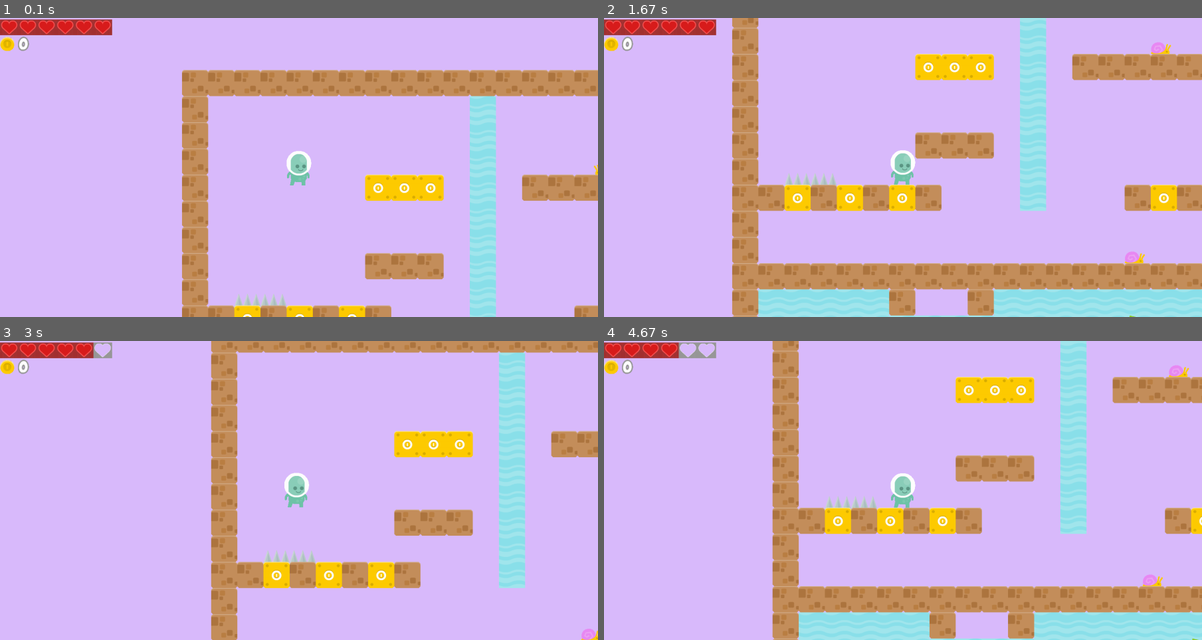
Above: before the commit, frames 1-4 (two rows, left to right).
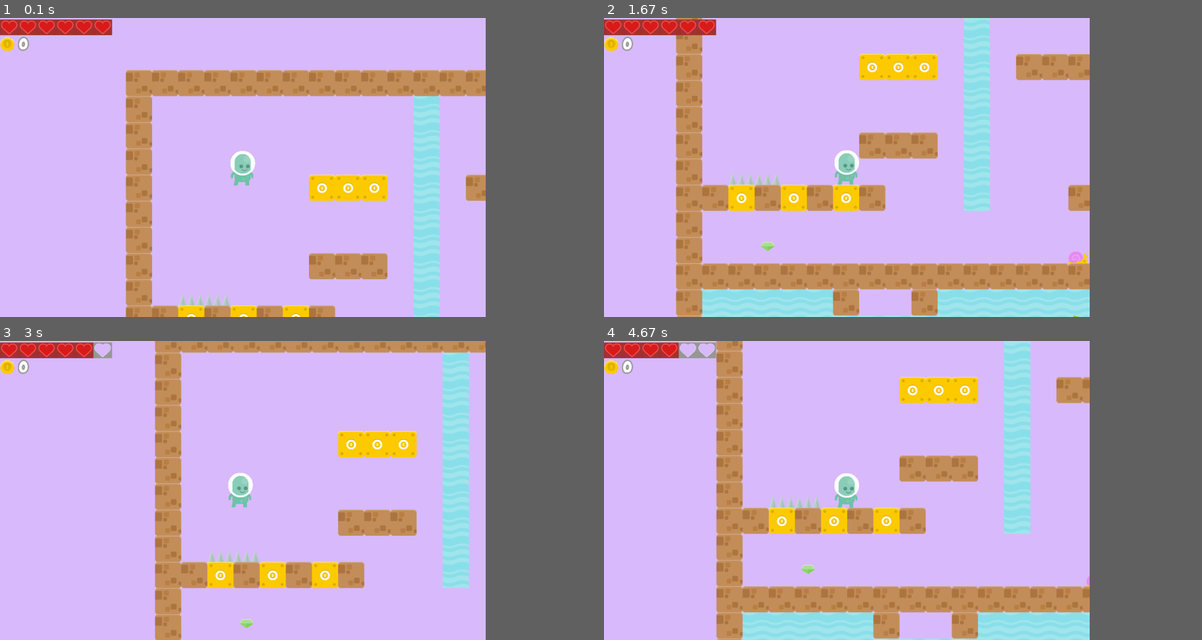
Above: after the commit, the same moments.

Repository: MahentNik/Project_pygame
Game: pygame game, started from main.py
The game is run twice, just before and just after one commit, with the same random seed, the same clock (stepped at 60 frames per second) and the same inputs.
Inputs:
- Up to frame 1 (0.1 s): no input
- Up to frame 2 (1.67 s): hold Right 0.33-0.8 s; hold Up 0.83-1.13 s; hold Right 1.17-1.63 s
- Up to frame 3 (3 s): hold Left 1.67-2.2 s; hold Down 2.23-2.53 s; tap Space at 2.57 s; hold Left from 2.9 s (still down)
- Up to frame 4 (4.67 s): release Left at 3.3 s; hold Up 3.33-3.7 s; hold Right 3.73-4.37 s
In our replay, the window is 900x450 before the commit and 731x450 after it. These sizes can differ from the game's own. Grey fills any space a smaller window leaves; there, only what the larger window draws over its background counts as a difference.

The runs differ from the first frame. In frame 1, 22% of the frame differs, in the area x 21-100%, y 17-100%; in frame 2, 31%, in the area x 12-100%, y 0-100%; in frame 3, 23%; in frame 4, 29%.

Commit message:
исправил худ добавил спец айтем и спец блоки

Diff:
--- a/hud.py
+++ b/hud.py
@@ -10,6 +10,7 @@
 COOLDOWN_O2 = 1000
 RELOAD__o2 = pygame.USEREVENT + 78  # перезарядка отнимания кислорода
 COOLDOWN__O2 = 2000
+RELOAD__05 = pygame.USEREVENT + 111
 
 
 class Hud(pygame.sprite.Sprite):
@@ -45,11 +46,12 @@
         self.timer_hp = False
         self.timer_o2 = False
         self.timer__o2 = False
+        self.timer__05 = False
 
         self.show_stats()
 
     def update(self, water_group, enemy_group, coin_group, air_group, spikes_group,
-               may_get_damaged, is_time_o2, is_time__o2):
+               may_get_damaged, is_time_o2, is_time__o2, is_time__05):
 
         self.visible_o2 = False
 
@@ -66,6 +68,16 @@
             self.firs_damage = True
 
         if self.O2 == 0:
+            if not self.timer__05:
+                pygame.time.set_timer(RELOAD__05, 1000)
+                self.timer__05 = True
+            if is_time__05:
+                self.HP -= 0.5
+        else:
+            pygame.time.set_timer(RELOAD__05, 0)
+            self.timer__05 = False
+
+        if self.HP == 0:
             self.hero.kill()
             # если кислород кончится, то будет или смерть, или будкт отниматься по полхп
 
@@ -94,9 +106,16 @@
                         self.O2 -= 1
         else:
             pygame.time.set_timer(RELOAD__o2, 0)
-            pygame.time.set_timer(RELOAD_o2, 0)
             self.timer__o2 = False
-            self.timer_o2 = False
+            if self.O2 < HERO_OXYGEN:
+                if not self.timer_o2:
+                    pygame.time.set_timer(RELOAD_o2, COOLDOWN_O2)
+                    self.timer_o2 = True
+                if is_time_o2:
+                    self.O2 += 1
+            else:
+                pygame.time.set_timer(RELOAD_o2, COOLDOWN_O2)
+                self.timer_o2 = False
 
         self.show_stats()
 
--- a/items.py
+++ b/items.py
@@ -32,19 +32,20 @@
             self.rect.y += self.vy
         else:
             self.vx, self.vy = 0, 0
-
     # класс монета
 
 
-class Gun(Items):
-    pass
-    # класс оружия (если успеем)
+class Rune(Items):
+    def __init__(self, x, y, tile_width, tile_height, rune_im, *groups):
+        super().__init__(*groups)
+        self.image = rune_im
+        self.rect = self.image.get_rect().move(tile_width * x,
+                                               tile_height * y)
+        self.move = 10
 
-
-class Rune(Items):
-    pass
-    # класс руны которая делает тебя невоспреимчивым к урону на 5 сек (кулдаун 25 сек)
-    # или дает тебе возможность пройти через тайную текстуру class Secret
+    def update(self):
+        self.move = -self.move
+        self.rect.y += self.move
 
 
 def collide(player, group, status=False):
--- /dev/null
+++ b/levels/first_level.tmx
@@ -0,0 +1,57 @@
+<?xml version="1.0" encoding="UTF-8"?>
+<map version="1.5" tiledversion="1.7.2" orientation="orthogonal" renderorder="left-up" width="100" height="100" tilewidth="70" tileheight="70" infinite="1" nextlayerid="3" nextobjectid="1">
+ <tileset firstgid="1" source="tiles_spritesheet.tsx"/>
+ <layer id="1" name="first_layer" width="100" height="100">
+  <data encoding="base64" compression="zlib">
+   <chunk x="-16" y="-48" width="16" height="16">
+   eJydkbENADAIwziL/y/r2oGAk0odUHGwaFdVwzsd0uvw9O3v2TwSXuU5/lNNeVVfvMp0+PT/Sd41n+yC8srH8U/2R5w2/y2D8O7+HpXgH7k=
+  </chunk>
+   <chunk x="-16" y="-32" width="16" height="16">
+   eJyzYGBgsMCBGbDw0QEutRY41ODTj80MYu3H5YaB1I+Nj08/vrAjVj8DA36/kGI/KfrxmUWO/fSMP0JmovsTn/uxmUkt/9NCPwBNPCIh
+  </chunk>
+   <chunk x="0" y="-32" width="16" height="16">
+   eJxjYBgFlAIVLLgSjT8UQBYQJxBQg+4/ZL0hQJxDhBnY7LVAwuSYQU3Qw4AZn31UNB85DAcaAACVlgkc
+  </chunk>
+   <chunk x="16" y="-32" width="16" height="16">
+   eJxjYBgFIxmoQPEoIA8M9bADAK5wAG0=
+  </chunk>
+   <chunk x="-16" y="-16" width="16" height="16">
+   eJyzYGBgsCASYwPY1JBiBi55cvWT6gZi/U6s/wnpRzengQC2QKKxuYOQfmRzsPmBWP0NWPSSqh+bOfS2nxL91LAf3RxK9GZQ6HYQAADXl0hh
+  </chunk>
+   <chunk x="0" y="-16" width="16" height="16">
+   eJxjYBg4kEFADhkTY1YliXqGCyDXz9jUUxpuM8l0Cz5zqGUWLkBOWkPGM9EwMe7BxiYWUCuMQQAAeOsSpA==
+  </chunk>
+   <chunk x="16" y="-16" width="16" height="16">
+   eJxjYECADBwYHwDJV0LpmVjksYkNBdAIxJlYxIFiDdjEYWGlQKI96OFMjn5kQKp+dECp/sEC8KXjRgbc6RqmllC6nYnHDFIAMXmMlgAAGi4QQw==
+  </chunk>
+   <chunk x="32" y="-16" width="16" height="16">
+   eJxjYKAMZDIwNGRSaMYooBwMx3igh58yoHg4hF0jA+n+AAAUrQYa
+  </chunk>
+   <chunk x="-16" y="0" width="16" height="16">
+   eJyzYGBgsEDCDVgwSBwXQNeHzSxkMVz6icH47CfXHCMSMDZAqX5K3I6sv4EBEdbobFLjD5t+dPtroZic8M+AYh0y9esg4QYyMDX1k+r2mUiYUv0zqaAfABHBP/Y=
+  </chunk>
+   <chunk x="0" y="0" width="16" height="16">
+   eJxjYBgeQBmIuSnQKw7Es8gwA6Z3NhSTY8ZsNEwqoER/LR79vmhqNbHoz6AQ6wDxTAqwDoVmUGr/UMcAsmpJhg==
+  </chunk>
+   <chunk x="16" y="0" width="16" height="16">
+   eJxjYEAFGUBcCaVheLCARgbi3DZY3A1yL8wtClA6k0yzFCh0C630Z1CIZ47iAcUAzHZHng==
+  </chunk>
+   <chunk x="32" y="0" width="16" height="16">
+   eJxjYBhYkDnA9o8CykAGhXjmKB5QDACOeUBK
+  </chunk>
+   <chunk x="48" y="0" width="16" height="16">
+   eJxjYBgFo4B8kEEhnjmKBxQDAB7qP+E=
+  </chunk>
+   <chunk x="64" y="0" width="16" height="16">
+   eJxjYBgFo4B8kEEhnjmKBxQDAB7qP+E=
+  </chunk>
+  </data>
+ </layer>
+ <layer id="2" name="decor_layer" width="100" height="100" visible="0">
+  <data encoding="base64" compression="zlib">
+   <chunk x="0" y="0" width="16" height="16">
+   eJxjYBgFwwGoAbEbhWYEUcMho2BIAQCSvwC/
+  </chunk>
+  </data>
+ </layer>
+</map>
--- /dev/null
+++ b/levels/tiles_spritesheet.tsx
@@ -0,0 +1,4 @@
+<?xml version="1.0" encoding="UTF-8"?>
+<tileset version="1.5" tiledversion="1.7.2" name="tiles_spritesheet" tilewidth="70" tileheight="70" spacing="2" tilecount="156" columns="12">
+ <image source="tiles_spritesheet.png" trans="ffffff" width="914" height="936"/>
+</tileset>
--- a/main.py
+++ b/main.py
@@ -6,17 +6,20 @@
 from player import Hero
 from camera import Camera
 from hud import Hud
-from items import Coin
+from items import Rune
 from spike import Spike
 from tiles import *
+from special_block import SpecialBlock
 
 # основные переменные
-WINDOW_SIZE = WIDTH, HEIGHT = 1600, 800
+WINDOW_SIZE = WIDTH, HEIGHT = 1300, 800
 FPS = 60
 RELOAD_HIT = pygame.USEREVENT + 76  # перезарядка получения урона
 RELOAD_o2 = pygame.USEREVENT + 77  # перезарядка получения кислорода
 RELOAD__o2 = pygame.USEREVENT + 78  # перезарядка отнимания кислорода
 REPEAT_MUSIC = pygame.USEREVENT + 1
+RUNE_MOVES = pygame.USEREVENT + 99
+RELOAD__05 = pygame.USEREVENT + 111
 
 tile_width = tile_height = 70
 PRIMITIVE_LEVEL = [
@@ -29,9 +32,9 @@
     "-          w       l     -",
     "-      --- w       l    k-",
     "- dd       w       l    k-",
-    "--k-k-k-   w   -k- l     -",
-    "-                  l     -",
-    "-              s    -ww- -",
+    "--k-k-k-   w   -k- l     S",
+    "-                  l     S",
+    "-  r           s    -ww- -",
     "---------------------ww---",
     "-wwwww-  -wwwwwwwwwwwwwww-",
     "-wwwwwwwwwwwwwwfwwwwwwwww-",
@@ -55,7 +58,8 @@
                 Ground(x, y, tile_width, tile_height, images[1], let_group, ground_group, all_sprites)
             elif name_level[y][x] == '@':
                 Air(x, y, tile_width, tile_height, air_group, all_sprites)
-                hero = Hero(x, y, tile_width, tile_height, images[0], images[7], coin_group, coin_box_group,
+                hero = Hero(x, y, tile_width, tile_height, images[0], images[7], special_block_group, coin_group,
+                            coin_box_group,
                             all_sprites, hero_group, all_sprites)
             elif name_level[y][x] == 'w':
                 Water(x, y, tile_width, tile_height, images[5], water_group, all_sprites)
@@ -71,6 +75,12 @@
                 Fish(x, y, tile_width, tile_height, images[3], enemy_group, all_sprites)
             elif name_level[y][x] == 'd':
                 Spike(x, y, tile_width, tile_height, images[8], spikes_group, all_sprites)
+            elif name_level[y][x] == "r":
+                Air(x, y, tile_width, tile_height, air_group, all_sprites)
+                Rune(x, y, tile_width, tile_height, images[-2], rune_group, all_sprites)
+            elif name_level[y][x] == "S":
+                Air(x, y, tile_width, tile_height, air_group, all_sprites)
+                SpecialBlock(x, y, tile_width, tile_height, images[-1], let_group, special_block_group, all_sprites)
     return hero, x, y
 
 
@@ -84,12 +94,15 @@
     coin_box = load_image("boxCoin.png", -1)
     coin_im = load_image("coinGold1.png", -1)
     spike_im = load_image('spikes.png', -1)
-    images = [hero_im, brick, snail_image, fish_image, ladder_image, water_image, coin_box, coin_im, spike_im]
+    rune_im = load_image("rune.png", -1)
+    special = load_image("special.png", -1)
+    images = [hero_im, brick, snail_image, fish_image, ladder_image, water_image, coin_box, coin_im, spike_im, rune_im,
+              special]
     for_hud = [load_image("no_hp.png", -1), load_image("half_hp.png", -1), load_image("hp.png", -1),
                load_image("o2.png"), coin_im]
     numbers = load_image("hud_0.png", -1), load_image("hud_1.png", -1), load_image("hud_2.png", -1), load_image(
         "hud_3.png", -1), load_image("hud_4.png", -1), load_image("hud_5.png", -1), load_image("hud_6.png", -1), \
-        load_image("hud_7.png", -1), load_image("hud_8.png", -1), load_image("hud_9.png", -1)
+              load_image("hud_7.png", -1), load_image("hud_8.png", -1), load_image("hud_9.png", -1)
     return images, for_hud, numbers
 
 
@@ -110,17 +123,27 @@
     wat_up = False
     wat_down = False
 
+    # timers
+    pygame.time.set_timer(RUNE_MOVES, 140)
+
     running = True
     while running:
         may_get_damaged = False  # перезарядка получения урона
         is_time_o2 = False  # перезарядка получения кислорода
         is_time__o2 = False  # перезарядка отнимания кислорода
+        is_time__05 = False
+
+        rune_event = False
 
         for event in pygame.event.get():
             if event.type == pygame.QUIT:
                 running = False
+            if event.type == RELOAD__05:
+                is_time__05 = True
             if event.type == REPEAT_MUSIC:
                 pygame.mixer.music.play()
+            if event.type == RUNE_MOVES:
+                rune_event = True
             if event.type == pygame.KEYDOWN:
                 if event.key == pygame.K_SPACE:
                     up = True
@@ -155,9 +178,11 @@
             camera.apply(sprite)
 
         hero.update(is_left, is_right, up, wat_up, wat_down, let_group, water_group, ladder_group, enemy_group,
-                    coin_group, air_group, coin_box_group)
+                    coin_group, air_group, coin_box_group, rune_group)
         hud.update(water_group, enemy_group, coin_group, air_group, spikes_group, may_get_damaged,
-                   is_time_o2, is_time__o2)
+                   is_time_o2, is_time__o2, is_time__05)
+        if rune_event:
+            rune_group.update()
 
         enemy_group.update()
         coin_group.update(ground_group)
@@ -171,6 +196,8 @@
         coin_box_group.draw(screen)
         coin_group.draw(screen)
         enemy_group.draw(screen)
+        rune_group.draw(screen)
+        special_block_group.draw(screen)
         hud_group.draw(screen)
 
         pygame.display.flip()
@@ -178,6 +205,8 @@
     pygame.quit()
 
 
+special_block_group = pygame.sprite.Group()
+rune_group = pygame.sprite.Group()
 coin_box_group = pygame.sprite.Group()  # если монеты будут просто спавниться на земле то эта группа не нужна
 # это является и препятствием и отдельной группой
 ground_group = pygame.sprite.Group()
--- a/player.py
+++ b/player.py
@@ -12,7 +12,9 @@
 
 
 class Hero(pygame.sprite.Sprite):
-    def __init__(self, pos_x, pos_y, tile_width, tile_height, image, coin_im, coin_group, coin_box_group, all_sprites,
+    def __init__(self, pos_x, pos_y, tile_width, tile_height, image, coin_im, special_block_group, coin_group,
+                 coin_box_group,
+                 all_sprites,
                  *groups):
         super().__init__(groups)
         self.image = image
@@ -29,19 +31,30 @@
         self.vy = 0
         self.on_Ground = False
 
+        self.rune_item = False
+        self.special_block = special_block_group
+
     def collide(self, vx, vy, lets):
         for tile in lets:
             if pygame.sprite.collide_rect(self, tile):
                 if vx > 0:
+                    if self.other_collide(self, self.special_block, True):
+                        self.bom_anim()
                     self.rect.right = tile.rect.left
                 if vx < 0:
+                    if self.other_collide(self, self.special_block, True):
+                        self.bom_anim()
                     self.rect.left = tile.rect.right
                 if vy > 0:
+                    if self.other_collide(self, self.special_block, True):
+                        self.bom_anim()
                     self.rect.bottom = tile.rect.top
                     self.on_Ground = True
                     self.vy = 0
 
                 if vy < 0:
+                    if self.other_collide(self, self.special_block, True):
+                        self.bom_anim()
                     if self.other_collide(self, self.coin_box_group):
                         sp = self.other_collide(self, self.coin_box_group, True)
                         for i in sp:
@@ -50,11 +63,16 @@
                     self.rect.top = tile.rect.bottom
                     self.vy = 0
 
+    def bom_anim(self):
+        pass
+
     def other_collide(self, player, group, status=False):
         return pygame.sprite.spritecollide(player, group, status)
 
     def update(self, left, right, up, wat_up, wat_down, let_group, water_group, ladder_group, enemy_group,
-               coin_group, air_group, coin_box_group):
+               coin_group, air_group, coin_box_group, rune_group):
+        if self.other_collide(self, rune_group, True):
+            self.rune_item = True
         if not self.other_collide(self, water_group) and not self.other_collide(self, ladder_group):
             if up:
                 if self.on_Ground:
--- /dev/null
+++ b/special_block.py
@@ -0,0 +1,9 @@
+import pygame
+
+
+class SpecialBlock(pygame.sprite.Sprite):
+    def __init__(self, pos_x, pos_y, tile_width, tile_height, image,  *groups):
+        super().__init__(*groups)
+        self.image = image
+        self.rect = self.image.get_rect().move(tile_width * pos_x,
+                                               tile_height * pos_y)
Empty file added: achievements.py
Binary file added: data/rune.png
Binary file added: data/special.png
Binary file added: levels/tiles_spritesheet.png
Empty file added: menu.py
